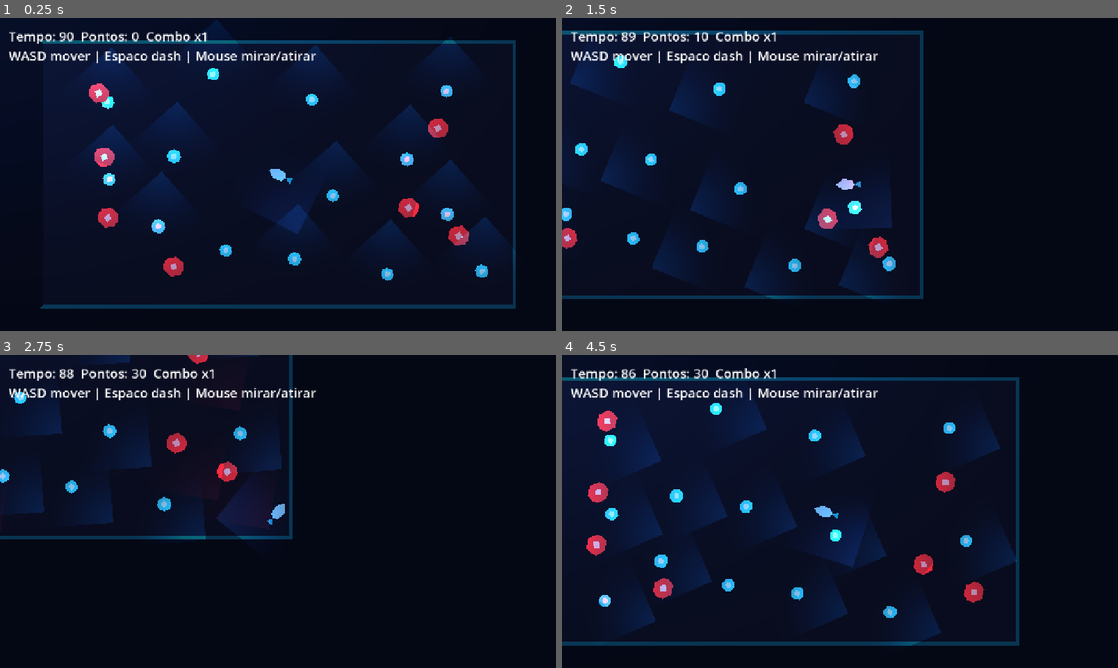
Above: before the commit, frames 1-4 (two rows, left to right).
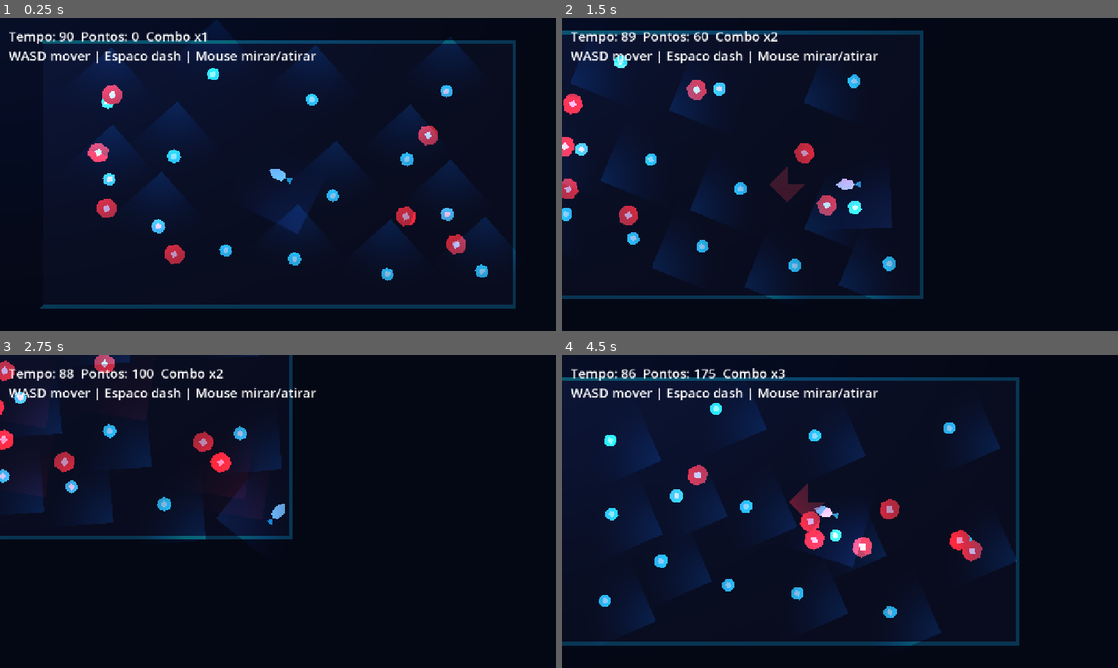
Above: after the commit, the same moments.

Repository: AdrianoBReis/GoldenSword
Game: Godot game, scene res://scenes/Main.tscn
Same seed, same stepped clock (60 frames per second), same inputs: the game is played once before the commit and once after it. Sound files missing from this copy of the repository are replaced by a short silence.
Inputs (mouse positions are in pixels of both pictures, inside the frame that each line leads up to):
- Up to frame 1 (0.25 s): no input
- Up to frame 2 (1.5 s): tap Enter at 0.5 s; move the mouse to (962, 158) at 0.52 s; hold D (move_right) 0.53-1.28 s; tap Space (dash) at 0.6 s; click (962, 158) at 0.67 s; move the mouse to (728, 190) at 1.27 s; hold S (move_back) from 1.28 s (still down); click (728, 190) at 1.35 s
- Up to frame 3 (2.75 s): move the mouse to (333, 442) at 2.02 s; release S (move_back) at 2.03 s; hold D (move_right) from 2.03 s (still down); tap Space (dash) at 2.1 s; click (333, 442) at 2.17 s
- Up to frame 4 (4.5 s): move the mouse to (812, 574) at 2.77 s; release D (move_right) at 2.78 s; hold W (move_forward) 2.78-3.53 s; click (812, 574) at 2.85 s; move the mouse to (1006, 558) at 3.52 s; hold A (move_left) from 3.53 s (still down); tap Space (dash) at 3.6 s; click (1006, 558) at 3.67 s; move the mouse to (673, 464) at 4.27 s; click (673, 464) at 4.35 s

The runs differ from the first frame. In frame 1, 1.8% of the frame differs, in the area x 15-85%, y 20-83%; in frame 2, 2.2%; in frame 3, 1.8%; in frame 4, 3.2%, in the area x 4-76%, y 4-81%.

Commit message:
Salva todas as alteracoes atuais

Diff:
--- a/project.godot
+++ b/project.godot
@@ -24,6 +24,7 @@
 
 window/size/viewport_width=1280
 window/size/viewport_height=720
+window/size/mode=3
 window/stretch/mode="canvas_items"
 
 [input]
--- a/scenes/Main.tscn
+++ b/scenes/Main.tscn
@@ -1,11 +1,10 @@
-[gd_scene load_steps=11 format=3 uid="uid://d3darena"]
+[gd_scene format=3 uid="uid://d3darena"]
 
-[ext_resource type="Script" path="res://scripts/game.gd" id="1"]
-[ext_resource type="Script" path="res://scripts/player.gd" id="2"]
-[ext_resource type="Script" path="res://scripts/spawner.gd" id="3"]
-
-[sub_resource type="RectangleShape2D" id="1"]
-size = Vector2(36, 36)
+[ext_resource type="Script" uid="uid://b4eyxbfmrdoov" path="res://scripts/game.gd" id="1"]
+[ext_resource type="Script" uid="uid://m5k0jjjj6m7o" path="res://scripts/player.gd" id="2"]
+[ext_resource type="Script" uid="uid://b4t1yqcy1jmm4" path="res://scripts/spawner.gd" id="3"]
+[ext_resource type="AudioStream" uid="uid://bgo6q6k653y37" path="res://CORIN.ogg" id="4_vcsgt"]
+[ext_resource type="Texture2D" uid="uid://na2bfy18kssa" path="res://cor.webp" id="5_c01mt"]
 
 [sub_resource type="Gradient" id="2"]
 offsets = PackedFloat32Array(0, 0.45, 1)
@@ -23,101 +22,139 @@
 [sub_resource type="RectangleShape2D" id="5"]
 size = Vector2(16, 600)
 
-[node name="Main" type="Node2D"]
+[sub_resource type="RectangleShape2D" id="1"]
+size = Vector2(36, 36)
+
+[node name="Main" type="Node2D" unique_id=1886429010]
 script = ExtResource("1")
 
-[node name="CanvasModulate" type="CanvasModulate" parent="."]
+[node name="CanvasModulate" type="CanvasModulate" parent="." unique_id=1856207860]
 color = Color(0.6, 0.62, 0.75, 1)
 
-[node name="Backdrop" type="ColorRect" parent="."]
+[node name="Backdrop" type="ColorRect" parent="." unique_id=759735753]
 offset_left = -2000.0
 offset_top = -2000.0
 offset_right = 2000.0
 offset_bottom = 2000.0
 color = Color(0.03, 0.05, 0.11, 1)
 
-[node name="Arena" type="Node2D" parent="."]
+[node name="Arena" type="Node2D" parent="." unique_id=910065502]
 position = Vector2(640, 360)
 
-[node name="Fill" type="Polygon2D" parent="Arena"]
+[node name="Fill" type="Polygon2D" parent="Arena" unique_id=564584424]
+color = Color(0.06, 0.08, 0.16, 1)
 polygon = PackedVector2Array(-540, -300, 540, -300, 540, 300, -540, 300)
-color = Color(0.06, 0.08, 0.16, 1)
 
-[node name="Frame" type="Polygon2D" parent="Arena"]
+[node name="Frame" type="Polygon2D" parent="Arena" unique_id=1698906435]
+color = Color(0.1, 0.85, 1, 0.35)
 polygon = PackedVector2Array(-548, -308, 548, -308, 548, 308, -548, 308, -540, 300, 540, 300, 540, -300, -540, -300)
-color = Color(0.1, 0.85, 1, 0.35)
 
-[node name="ArenaLight" type="PointLight2D" parent="Arena"]
+[node name="ArenaLight" type="PointLight2D" parent="Arena" unique_id=2143268780]
+scale = Vector2(6.5, 4)
+energy = 1.8
 texture = SubResource("3")
-energy = 1.8
-scale = Vector2(6.5, 4.0)
 
-[node name="Walls" type="Node2D" parent="."]
+[node name="Walls" type="Node2D" parent="." unique_id=1434269161]
 position = Vector2(640, 360)
 
-[node name="Top" type="StaticBody2D" parent="Walls"]
+[node name="Top" type="StaticBody2D" parent="Walls" unique_id=356637482]
 position = Vector2(0, -308)
 
-[node name="CollisionShape2D" type="CollisionShape2D" parent="Walls/Top"]
+[node name="CollisionShape2D" type="CollisionShape2D" parent="Walls/Top" unique_id=2077014930]
 shape = SubResource("4")
 
-[node name="Bottom" type="StaticBody2D" parent="Walls"]
+[node name="Bottom" type="StaticBody2D" parent="Walls" unique_id=2134941302]
 position = Vector2(0, 308)
 
-[node name="CollisionShape2D" type="CollisionShape2D" parent="Walls/Bottom"]
+[node name="CollisionShape2D" type="CollisionShape2D" parent="Walls/Bottom" unique_id=2018781587]
 shape = SubResource("4")
 
-[node name="Left" type="StaticBody2D" parent="Walls"]
+[node name="Left" type="StaticBody2D" parent="Walls" unique_id=1933099950]
 position = Vector2(-548, 0)
 
-[node name="CollisionShape2D" type="CollisionShape2D" parent="Walls/Left"]
+[node name="CollisionShape2D" type="CollisionShape2D" parent="Walls/Left" unique_id=149559840]
 shape = SubResource("5")
 
-[node name="Right" type="StaticBody2D" parent="Walls"]
+[node name="Right" type="StaticBody2D" parent="Walls" unique_id=1677028179]
 position = Vector2(548, 0)
 
-[node name="CollisionShape2D" type="CollisionShape2D" parent="Walls/Right"]
+[node name="CollisionShape2D" type="CollisionShape2D" parent="Walls/Right" unique_id=2190837]
 shape = SubResource("5")
 
-[node name="Player" type="CharacterBody2D" parent="."]
+[node name="Player" type="CharacterBody2D" parent="." unique_id=1737656360]
 position = Vector2(640, 360)
 script = ExtResource("2")
 
-[node name="CollisionShape2D" type="CollisionShape2D" parent="Player"]
+[node name="CollisionShape2D" type="CollisionShape2D" parent="Player" unique_id=2021675456]
 shape = SubResource("1")
 
-[node name="Body" type="Polygon2D" parent="Player"]
+[node name="Body" type="Polygon2D" parent="Player" unique_id=1491315]
+color = Color(0.65, 0.92, 1, 1)
 polygon = PackedVector2Array(24, 0, 6, 13, -14, 10, -20, 0, -14, -10, 6, -13)
-color = Color(0.65, 0.92, 1, 1)
 
-[node name="EngineGlow" type="Polygon2D" parent="Player"]
+[node name="EngineGlow" type="Polygon2D" parent="Player" unique_id=1204977539]
+color = Color(0.15, 0.8, 1, 0.8)
 polygon = PackedVector2Array(-20, 0, -34, 8, -34, -8)
-color = Color(0.15, 0.8, 1, 0.8)
 
-[node name="PointLight2D" type="PointLight2D" parent="Player"]
-texture = SubResource("3")
-energy = 2.2
+[node name="PointLight2D" type="PointLight2D" parent="Player" unique_id=2127079599]
 scale = Vector2(0.8, 0.8)
 color = Color(0.45, 0.9, 1, 1)
+energy = 2.2
+texture = SubResource("3")
 
-[node name="Camera2D" type="Camera2D" parent="Player"]
-current = true
+[node name="Camera2D" type="Camera2D" parent="Player" unique_id=149243502]
 position_smoothing_enabled = true
 position_smoothing_speed = 8.0
 
-[node name="Spawner" type="Node2D" parent="."]
+[node name="Spawner" type="Node2D" parent="." unique_id=1509341051]
 position = Vector2(640, 360)
 script = ExtResource("3")
 
-[node name="Shots" type="Node2D" parent="."]
+[node name="Shots" type="Node2D" parent="." unique_id=820564230]
 
-[node name="HUD" type="CanvasLayer" parent="."]
+[node name="VictoryMusic" type="AudioStreamPlayer" parent="." unique_id=834508811]
+stream = ExtResource("4_vcsgt")
 
-[node name="Info" type="Label" parent="HUD"]
+[node name="HUD" type="CanvasLayer" parent="." unique_id=194444214]
+
+[node name="Info" type="Label" parent="HUD" unique_id=26604488]
 offset_left = 20.0
 offset_top = 20.0
 offset_right = 780.0
 offset_bottom = 110.0
-mouse_filter = 2
 theme_override_font_sizes/font_size = 30
 text = "Carregando..."
+
+[node name="VictoryLayer" type="CanvasLayer" parent="." unique_id=903070277]
+layer = 20
+visible = false
+
+[node name="Backdrop" type="ColorRect" parent="VictoryLayer" unique_id=2018925332]
+anchors_preset = 15
+anchor_right = 1.0
+anchor_bottom = 1.0
+grow_horizontal = 2
+grow_vertical = 2
+mouse_filter = 2
+color = Color(0, 0, 0, 0.9)
+
+[node name="VictoryImage" type="TextureRect" parent="VictoryLayer" unique_id=1056288961]
+anchors_preset = 15
+anchor_right = 1.0
+anchor_bottom = 1.0
+grow_horizontal = 2
+grow_vertical = 2
+mouse_filter = 2
+texture = ExtResource("5_c01mt")
+expand_mode = 1
+stretch_mode = 5
+
+[node name="ExitPrompt" type="Label" parent="VictoryLayer" unique_id=799917549]
+visible = false
+offset_left = 180.0
+offset_top = 640.0
+offset_right = 1100.0
+offset_bottom = 705.0
+theme_override_font_sizes/font_size = 34
+text = "Pressione qualquer tecla para fechar"
+horizontal_alignment = 1
--- a/scripts/game.gd
+++ b/scripts/game.gd
@@ -4,21 +4,40 @@
 @onready var player: CharacterBody2D = $Player
 @onready var spawner: Node2D = $Spawner
 @onready var shots_layer: Node2D = $Shots
+@onready var victory_layer: CanvasLayer = $VictoryLayer
+@onready var victory_prompt: Label = $VictoryLayer/ExitPrompt
+@onready var victory_music: AudioStreamPlayer = $VictoryMusic
+
+@export var victory_score := 1000
+@export var victory_duration := 10.0
 
 var score := 0
 var time_left := 90.0
 var combo := 1
 var combo_timer := 0.0
 var game_over := false
+var victory_active := false
+var victory_timer := 0.0
+var victory_can_exit := false
 
 func _ready() -> void:
 	Input.mouse_mode = Input.MOUSE_MODE_VISIBLE
 	spawner.connect("coin_collected", _on_coin_collected)
 	spawner.connect("target_hit", _on_target_hit)
 	player.connect("shot_fired", _on_shot_fired)
+	victory_music.finished.connect(_on_victory_music_finished)
+	victory_layer.visible = false
+	victory_prompt.visible = false
 	_update_hud("Colete energia e destrua drones neon!")
 
 func _process(delta: float) -> void:
+	if victory_active:
+		victory_timer = maxf(victory_timer - delta, 0.0)
+		if victory_timer == 0.0 and not victory_can_exit:
+			victory_can_exit = true
+			victory_prompt.visible = true
+		return
+
 	if game_over:
 		if Input.is_action_just_pressed("fire"):
 			get_tree().reload_current_scene()
@@ -40,6 +59,9 @@
 	)
 
 func _input(event: InputEvent) -> void:
+	if victory_can_exit and _is_exit_input(event):
+		get_tree().quit()
+		return
 	if event.is_action_pressed("ui_cancel"):
 		Input.mouse_mode = Input.MOUSE_MODE_VISIBLE
 
@@ -47,12 +69,14 @@
 	score += 10 * combo
 	combo_timer = 2.5
 	_spawn_pulse(world_position, Color(0.2, 0.95, 1, 0.7), 46.0)
+	_check_victory()
 
 func _on_target_hit(world_position: Vector2) -> void:
 	combo = min(combo + 1, 6)
 	combo_timer = 2.0
 	score += 25 * combo
 	_spawn_pulse(world_position, Color(1, 0.28, 0.35, 0.8), 68.0)
+	_check_victory()
 
 func _on_shot_fired(from_pos: Vector2, _to_pos: Vector2, hit_position: Vector2, did_hit: bool) -> void:
 	var tracer := Line2D.new()
@@ -81,3 +105,36 @@
 
 func _update_hud(text_value: String) -> void:
 	hud_label.text = text_value
+
+func _check_victory() -> void:
+	if victory_active or game_over:
+		return
+	if score < victory_score:
+		return
+	_start_victory()
+
+func _start_victory() -> void:
+	victory_active = true
+	victory_timer = victory_duration
+	victory_can_exit = false
+	victory_layer.visible = true
+	victory_prompt.visible = false
+	hud_label.visible = false
+	shots_layer.visible = false
+	player.set_physics_process(false)
+	player.set_process_input(false)
+	if victory_music.stream != null:
+		victory_music.play()
+
+func _on_victory_music_finished() -> void:
+	if victory_active and victory_music.stream != null:
+		victory_music.play()
+
+func _is_exit_input(event: InputEvent) -> bool:
+	if event is InputEventKey:
+		return event.pressed and not event.echo
+	if event is InputEventMouseButton:
+		return event.pressed
+	if event is InputEventScreenTouch:
+		return event.pressed
+	return false
--- a/scripts/spawner.gd
+++ b/scripts/spawner.gd
@@ -38,6 +38,7 @@
 		var target := TARGET_SCENE.instantiate()
 		add_child(target)
 		targets.append(target)
+		target.set_player(player_ref)
 		target.reset_target(_random_position(80.0, _collect_positions(targets, target), target_min_spacing, target_start_min_distance, 160))
 		target.connect("destroyed", _on_target_destroyed.bind(target))
 
--- a/scripts/target.gd
+++ b/scripts/target.gd
@@ -2,8 +2,10 @@
 
 signal destroyed(world_position: Vector2)
 
-@export var drift_radius := 26.0
-@export var drift_speed := 1.8
+@export var chase_speed := 120.0
+@export var chase_acceleration := 3.2
+@export var wobble_radius := 12.0
+@export var wobble_speed := 2.2
 
 @onready var body_visual: Polygon2D = $Body
 @onready var core_visual: Polygon2D = $Core
@@ -12,6 +14,8 @@
 var alive := true
 var origin := Vector2.ZERO
 var phase := 0.0
+var current_velocity := Vector2.ZERO
+var player_ref: Node2D
 
 func _ready() -> void:
 	origin = global_position
@@ -20,8 +24,16 @@
 func _process(delta: float) -> void:
 	if not alive:
 		return
-	phase += delta * drift_speed
-	global_position = origin + Vector2(cos(phase), sin(phase * 1.1)) * drift_radius
+	phase += delta * wobble_speed
+	if is_instance_valid(player_ref):
+		var to_player := player_ref.global_position - global_position
+		if to_player != Vector2.ZERO:
+			var target_velocity := to_player.normalized() * chase_speed
+			current_velocity = current_velocity.lerp(target_velocity, clampf(chase_acceleration * delta, 0.0, 1.0))
+			global_position += current_velocity * delta
+	else:
+		current_velocity = current_velocity.lerp(Vector2.ZERO, clampf(chase_acceleration * delta, 0.0, 1.0))
+	global_position += Vector2(cos(phase), sin(phase * 1.3)) * wobble_radius * delta
 	rotation += delta * 1.2
 	core_visual.scale = Vector2.ONE * (1.0 + sin(phase * 3.0) * 0.08)
 
@@ -38,7 +50,11 @@
 	origin = new_origin
 	global_position = new_origin
 	phase = randf() * TAU
+	current_velocity = Vector2.ZERO
 	alive = true
 	body_visual.visible = true
 	core_visual.visible = true
 	collision.disabled = false
+
+func set_player(player_node: Node2D) -> void:
+	player_ref = player_node
Not shown, added: CORIN.ogg.import
Binary file added: cor.webp
Not shown, added: cor.webp.import
Not shown, added: export_presets.cfg
Not shown, added: CORIN.ogg
